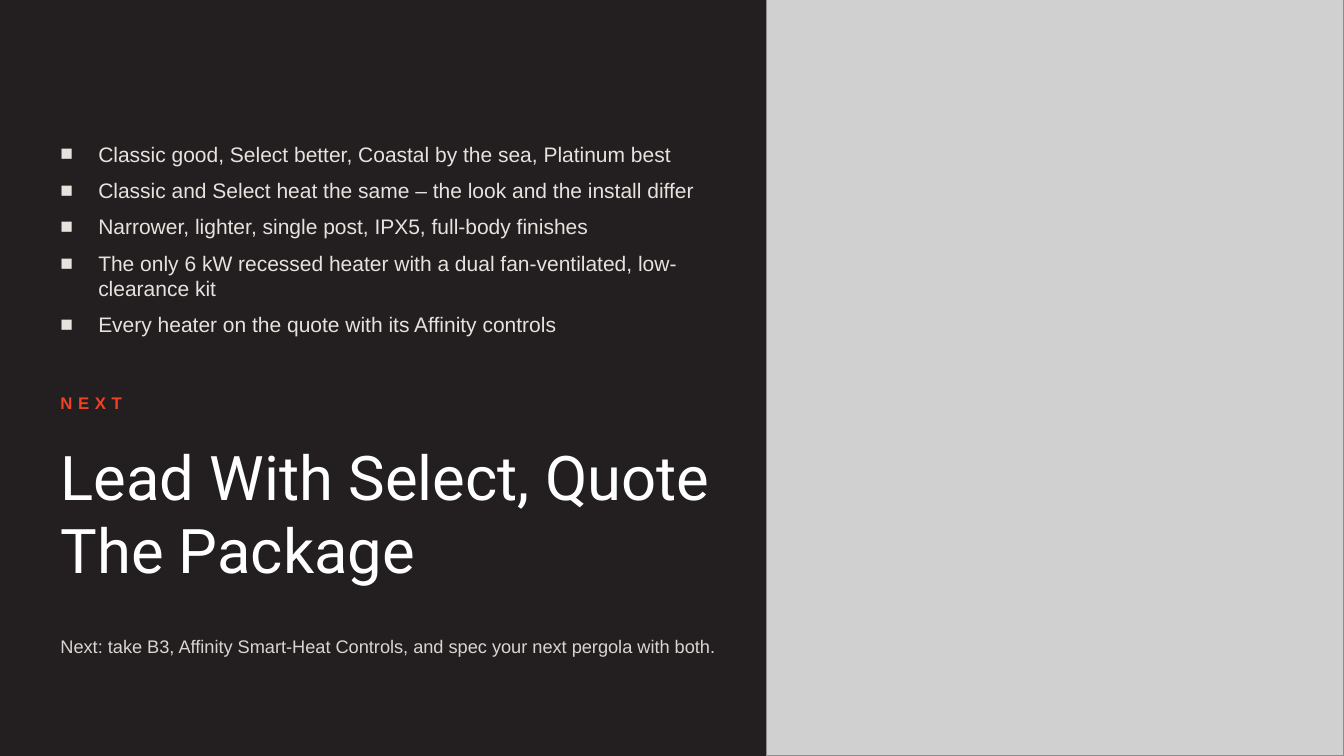
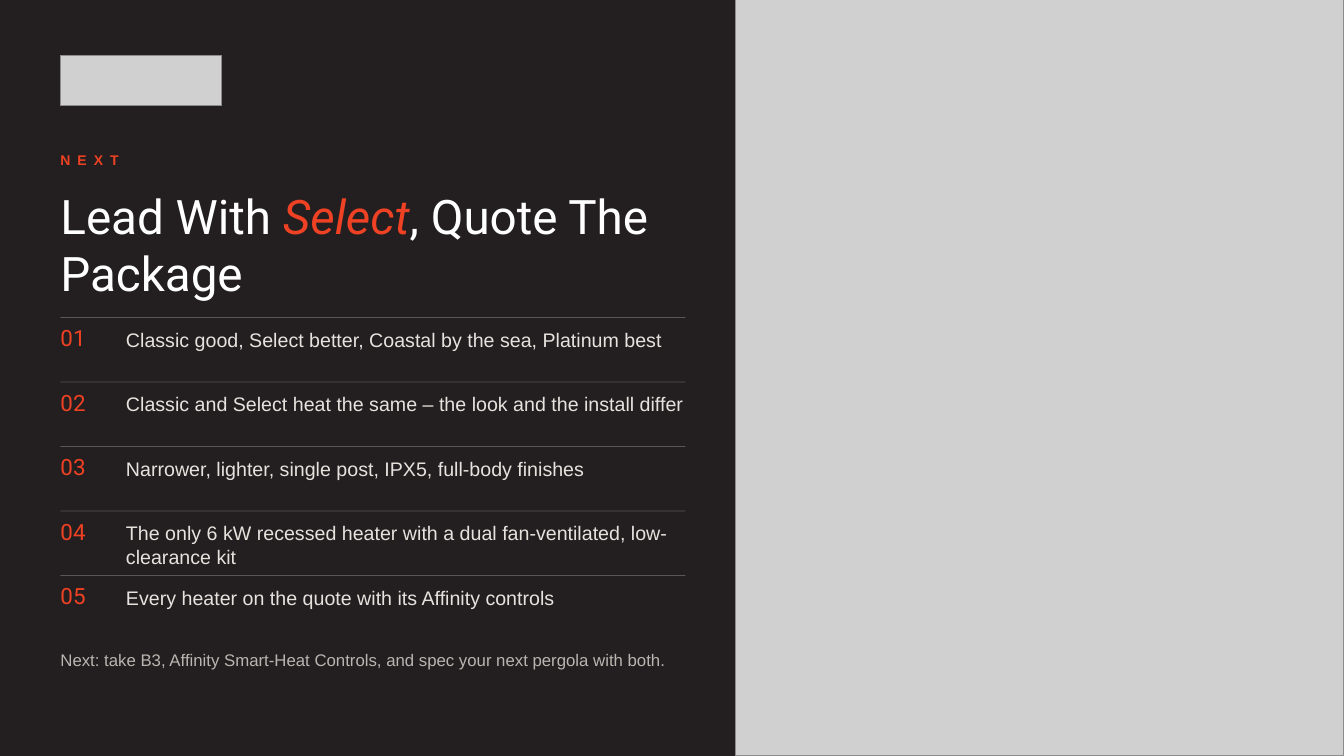
Before and after one commit to aayuvis/Bromic_Marketing, a slide deck: slide 24 of decks/training/out/Bromic-Dealer-Tungsten-Series-II.pptx. Drawn at 1344x756 pixels with LibreOffice and Linux fonts; fonts in the diff are those of the drawing; grey boxes stand for pictures; background and template pictures are left out. Boxes give left, top, right and bottom in pixels: in the first picture for what was removed or moved away, otherwise in the second. Text is boxed around its words. In the diff, an @@ line names an element or a change of style, - is before the commit and + after.

```diff
--- a/decks/training/out/Bromic-Dealer-Tungsten-Series-II.pptx
+++ b/decks/training/out/Bromic-Dealer-Tungsten-Series-II.pptx
@@ picture: place and size @@
-picture at (766, 0, 1344, 756)
+picture at (736, 0, 1344, 756)
@@ picture added at (60, 55, 222, 106) @@
@@ text "NEXT": place and size @@
-text "NEXT" at (60, 397, 121, 409)
+text "NEXT" at (60, 151, 665, 181)
@@ text "NEXT" at (60, 151, 665, 181): size 12 to 10 pt, letter spacing 4 to 5 pt; less space between paragraphs @@
@@ text at (60, 198, 648, 301): text changed; size 15 to 34 pt; font Arial to Roboto; text colour #E6E2DE to #FFFFFF @@
-■ Classic good, Select better, Coastal by the sea, Platinum best
-■ Classic and Select heat the same – the look and the install differ
-■ Narrower, lighter, single post, IPX5, full-body finishes
-■ The only 6 kW recessed heater with a dual fan-ventilated, low-clearance kit
-■ Every heater on the quote with its Affinity controls
+Lead With Select, Quote The Package
@@ line added from (60, 318) to (686, 318), #5A5556 0.5 pt @@
@@ text added at (60, 330, 85, 346), 16 pt, text #EF4123 @@
+01
@@ text added at (126, 332, 661, 351), 14 pt, text #E6E2DE @@
+Classic good, Select better, Coastal by the sea, Platinum best
@@ line added from (60, 382) to (686, 382), #5A5556 0.5 pt @@
@@ text added at (60, 395, 85, 411), 16 pt, text #EF4123 @@
+02
@@ text added at (126, 396, 683, 411), 14 pt, text #E6E2DE @@
+Classic and Select heat the same – the look and the install differ
@@ line added from (60, 447) to (686, 447), #5A5556 0.5 pt @@
@@ title removed at (60, 453, 709, 586) @@
-Lead With Select, Quote The Package
@@ text added at (60, 459, 85, 475), 16 pt, text #EF4123 @@
+03
@@ text added at (126, 461, 583, 480), 14 pt, text #E6E2DE @@
+Narrower, lighter, single post, IPX5, full-body finishes
@@ line added from (60, 511) to (686, 511), #5A5556 0.5 pt @@
@@ text added at (60, 524, 85, 540), 16 pt, text #EF4123 @@
+04
@@ text added at (126, 525, 667, 564), 14 pt, text #E6E2DE @@
+The only 6 kW recessed heater with a dual fan-ventilated, low-clearance kit
@@ line added from (60, 576) to (686, 576), #5A5556 0.5 pt @@
@@ text added at (60, 588, 85, 604), 16 pt, text #EF4123 @@
+05
@@ text added at (126, 590, 555, 609), 14 pt, text #E6E2DE @@
+Every heater on the quote with its Affinity controls
@@ text "Next: take B3, Affinity Smart-Heat ...": place and size @@
-text "Next: take B3, Affinity Smart-Heat ..." at (60, 640, 715, 657)
+text "Next: take B3, Affinity Smart-Heat ..." at (60, 654, 665, 670)
@@ text "Next: take B3, Affinity Smart-Heat ..." at (60, 654, 665, 670): size 13 to 12 pt, text colour #D9D6D2 to #B9B5B0 @@
```
Also in this commit, not shown: 23 other slides changed, 59 other files.
